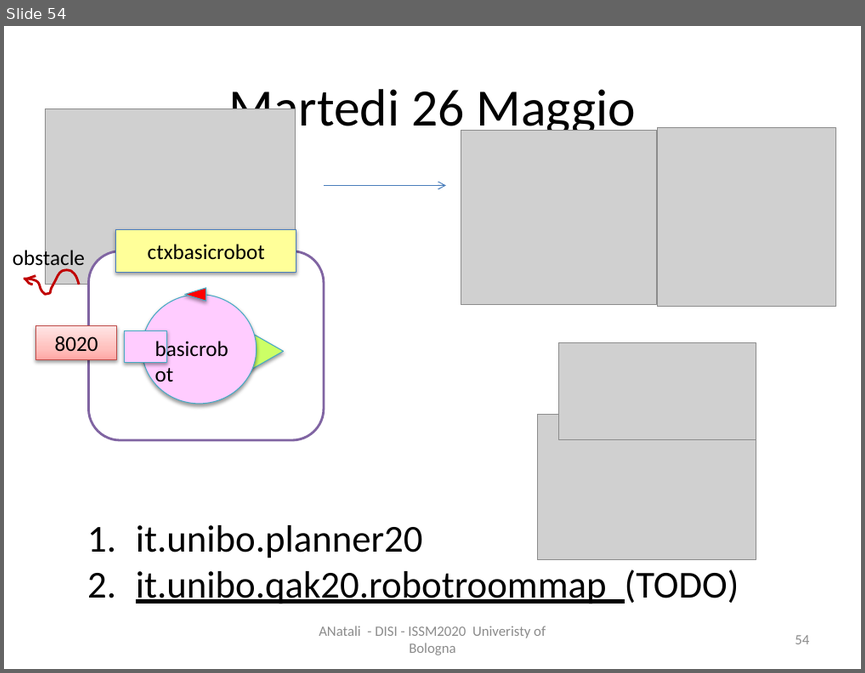
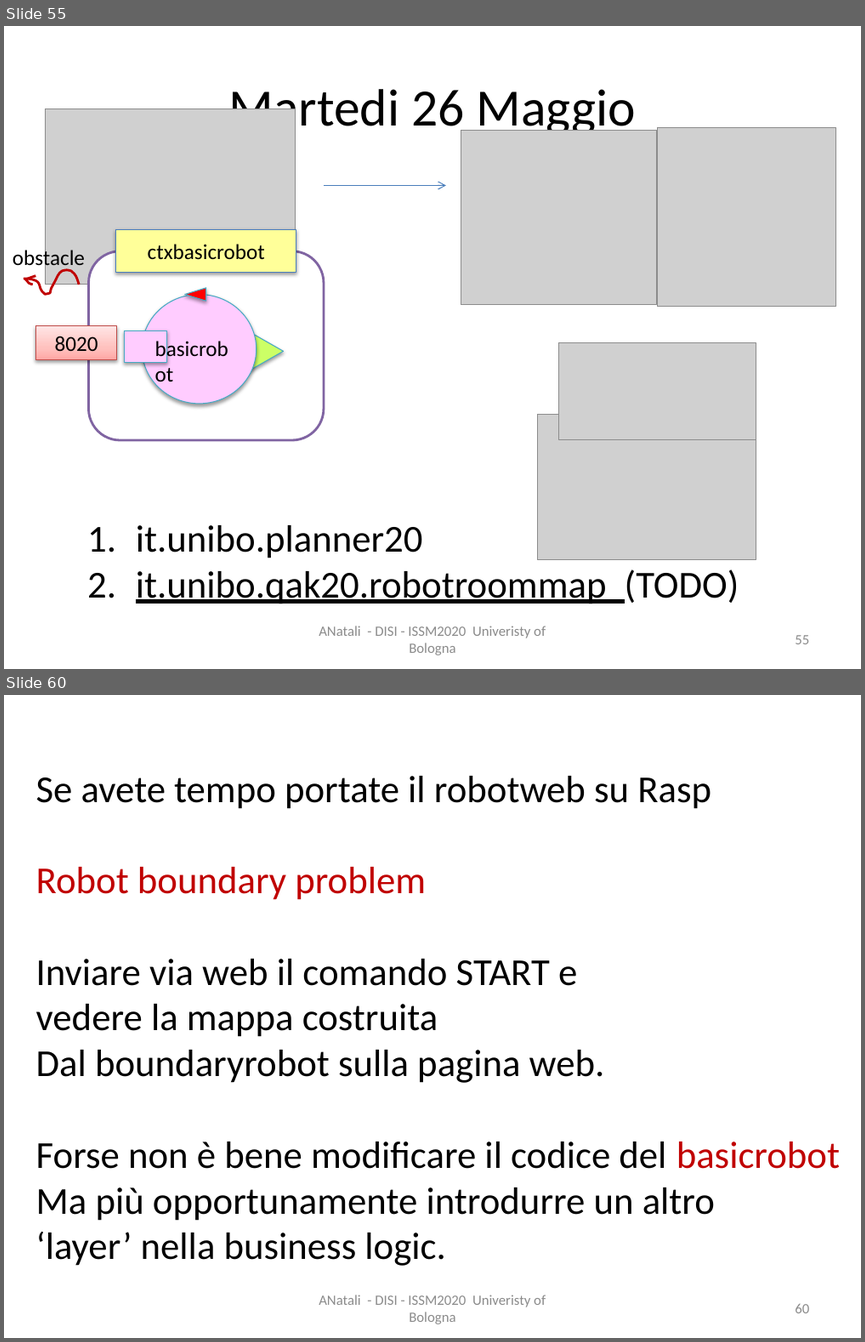
Before and after one commit to anatali/iss2020LabBo, a slide deck: it.unibo.issLabStart/userDocs/ISSM2020Figs.pptx. Shown one above the other, each under a label of ours: slide 54 before the commit, slides 55 and 60 after it; the slides between them are not shown. The pictures are 865x673 and 865x1342 pixels, drawn with LibreOffice and Linux fonts; fonts in the diff are those of the drawing; grey boxes stand for pictures. Boxes give left, top, right and bottom in pixels: in the first picture for what was removed or moved away, otherwise in the second. Text is boxed around its words. In the diff, an @@ line names an element or a change of style, - is before the commit and + after.

Commit message:
robot rasp web

```diff
--- a/it.unibo.issLabStart/userDocs/ISSM2020Figs.pptx
+++ b/it.unibo.issLabStart/userDocs/ISSM2020Figs.pptx
@@ slide 60 added at (4, 695, 861, 1338), background #FFFFFF @@
@@ text added at (36, 776, 840, 1265), 32 pt, text #000000 @@
+Se avete tempo portate il robotweb su Rasp
+Robot boundary problem
+Inviare via web il comando START e
+vedere la mappa costruita
+Dal boundaryrobot sulla pagina web.
+Forse non è bene modificare il codice del basicrobot
+Ma più opportunamente introdurre un altro
+‘layer’ nella business logic.
@@ text added at (318, 1294, 545, 1324), 12 pt, text #8C8C8C @@
+ANatali - DISI - ISSM2020 Univeristy of Bologna
@@ page number added at (794, 1304, 809, 1313), 12 pt, text #8C8C8C @@
+60
@@ what was slide 54 is now slide 55 @@
@@ page number at (794, 635, 809, 644): text changed @@
-54
+55
```
Also in this commit, not shown: 2 slides changed, 4 other slides added, 29 other files.
